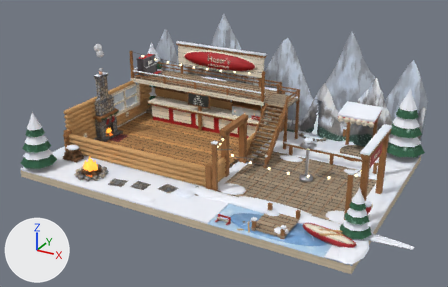
One commit to the glTF model cafe-chaos/game/public/models/cafe-canada.glb: the scene before it, then after it.
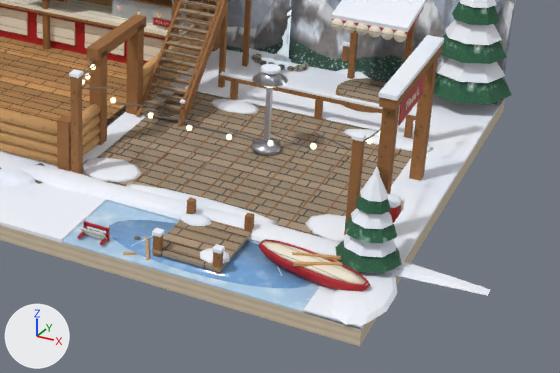
The first picture shows the older version from a 50 mm camera at (0.742, -1.362, 0.756) aimed at (0.015, -0.041, 0.095). The close-ups show the older and then the newer version on the part from 40% to 100% of the width and 37% to 100% of the height of that picture. Only the edits that show in the close-ups are written down. The lights are fixed; the arrows at lower left show +X, +Y and +Z. Where no turn or scale is listed for an object, it has been applied to the vertices. Vertices at exactly the same position are counted once.

Objects in the first close-up: 'Base', 'CabinFloor', 'CabinLogs', 'CabinPosts', 'Deck', 'DeckSnow', 'GateArch', 'IceSkatingPatch', 'LakeIce', 'MountainsNear', 'SnowGround', 'SpruceBackRight' and 57 more.
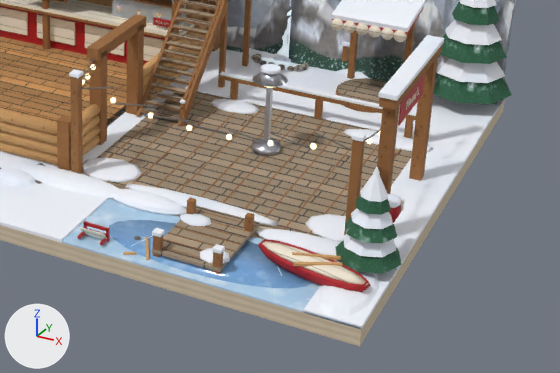
Boxes [x1, y1, x2, y2] around the edits, measured in the close-ups (560 x 373 px; the box of a moved part takes in the faces that stretch with it):
part 1 of me_snowground, added: after [113, 189, 187, 216]
part 2 of me_snowground, added: after [318, 270, 379, 317]
part 3 of me_snowground, deleted: before [332, 272, 397, 325]
part 4 of me_snowground, moved or reshaped: before [12, 164, 490, 296]; after [12, 164, 119, 199]

The change, as a diff of the scene's bpy script:
```diff
--- a/cafe-chaos/game/public/models/cafe-canada.glb.py
+++ b/cafe-chaos/game/public/models/cafe-canada.glb.py
@@ me_snowground @@
 # used by ob_snowground; location = (0.0, 0.0, 0.0)
-me_snowground.from_pydata(...)  # 678 vertices, 1284 faces; spans x -0.467..0.555, y -0.315..0.325, z 0.006..0.042
+me_snowground.from_pydata(...)  # 820 vertices, 1564 faces; spans x -0.467..0.46, y -0.31..0.325, z 0.006..0.042
+# me_snowground part 1: a new loose piece, a UV sphere (16 segments, 6 rings, poles along z) spanning x 0.115..0.215, y -0.208..-0.172, z 0.016..0.032, in mat_snow
+# me_snowground part 2: a new loose piece, a UV sphere (10 segments, 6 rings, poles along z) spanning x 0.401..0.455, y -0.31..-0.2, z 0.016..0.032, in mat_snow
+# me_snowground part 3: the loose piece of 52 vertices spanning x 0.416..0.474, y -0.315..-0.195, z 0.016..0.032 is deleted
+# me_snowground part 4: 36 vertices moved from x -0.016..0.136, y -0.206..-0.174, z 0.017..0.031 to x 0.003..0.117, y -0.208..-0.172, z 0.017..0.031; 56 vertices removed from x -0.015..0.555, y -0.21..-0.17, z 0.016..0.032; 34 vertices added at x -0.02..0.14, y -0.202..-0.178, z 0.017..0.031
+# other edits to the shape of me_snowground do not show in these pictures
 me_snowground.materials.append(mat_snow)
```
